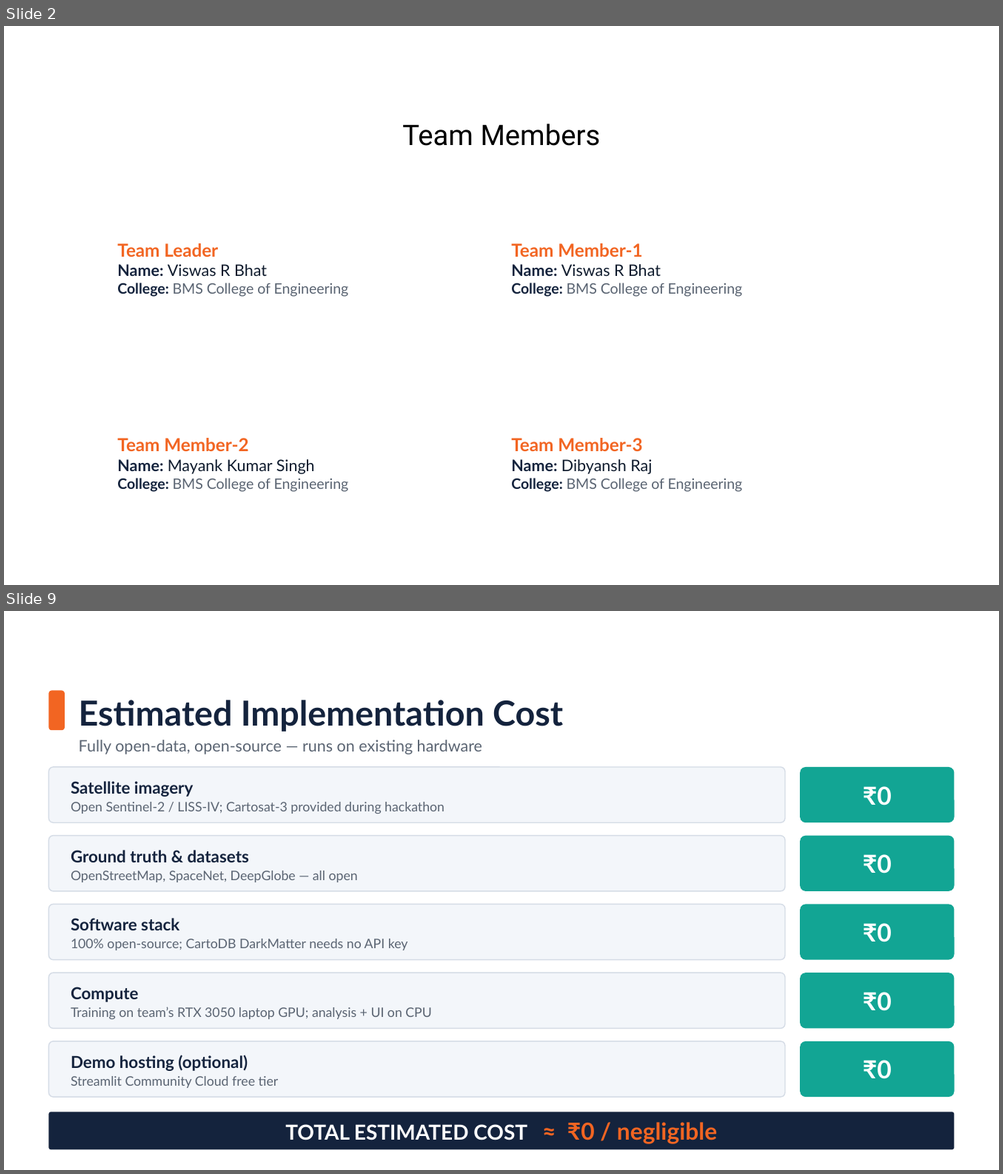
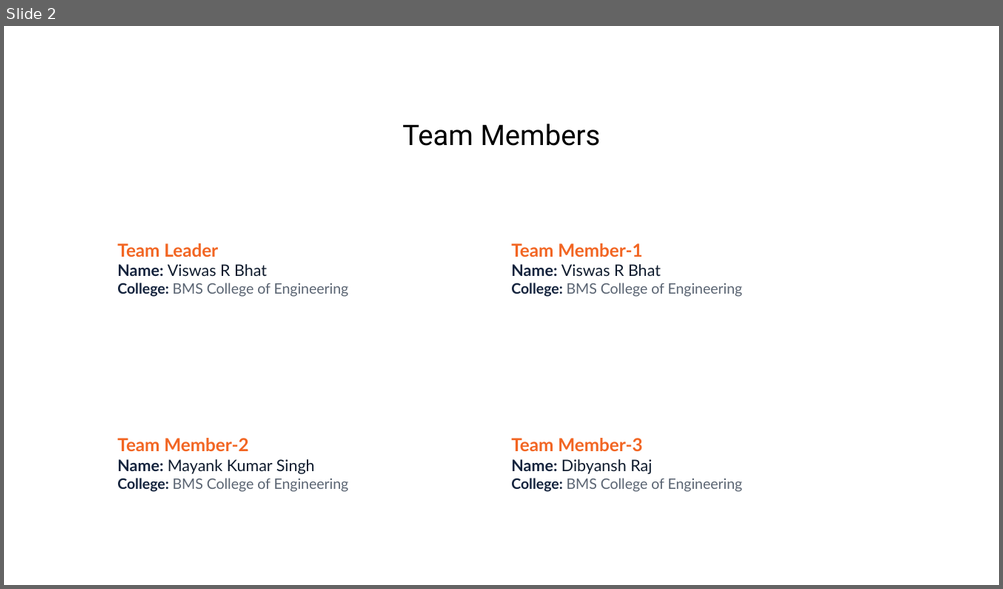
Before and after one commit to Viswas-R-Bhat/route-resilience, a slide deck: Escape_the_Matrix_ISRO_BAH_2026_PS4_Idea_Submission.pptx. Shown one above the other, each under a label of ours: slides 2 and 9 before the commit, slide 2 after it; the slides between them are not shown. The pictures are 1003x1174 and 1003x589 pixels, drawn with LibreOffice and Linux fonts; fonts in the diff are those of the drawing; background and template pictures are left out. Boxes give left, top, right and bottom in pixels: in the first picture for what was removed or moved away, otherwise in the second. Text is boxed around its words. In the diff, an @@ line names an element or a change of style, - is before the commit and + after.

```diff
--- a/Escape_the_Matrix_ISRO_BAH_2026_PS4_Idea_Submission.pptx
+++ b/Escape_the_Matrix_ISRO_BAH_2026_PS4_Idea_Submission.pptx
@@ slide 9 removed at (4, 611, 999, 1170), background picture (left out) @@
@@ rounded rectangle removed at (48, 691, 65, 730) @@
@@ text removed at (79, 700, 563, 732) @@
-Estimated Implementation Cost
@@ text removed at (79, 740, 482, 755) @@
-Fully open-data, open-source — runs on existing hardware
@@ rounded rectangle removed at (48, 767, 785, 823) @@
@@ text removed at (71, 781, 444, 814) @@
-Satellite imagery
-Open Sentinel-2 / LISS-IV; Cartosat-3 provided during hackathon
@@ rounded rectangle removed at (800, 767, 954, 823) @@
-₹0
@@ rounded rectangle removed at (48, 836, 785, 891) @@
@@ text removed at (71, 850, 358, 883) @@
-Ground truth & datasets
-OpenStreetMap, SpaceNet, DeepGlobe — all open
@@ rounded rectangle removed at (800, 836, 954, 891) @@
-₹0
@@ rounded rectangle removed at (48, 904, 785, 960) @@
@@ text removed at (71, 918, 408, 951) @@
-Software stack
-100% open-source; CartoDB DarkMatter needs no API key
@@ rounded rectangle removed at (800, 904, 954, 960) @@
-₹0
@@ rounded rectangle removed at (48, 973, 785, 1028) @@
@@ text removed at (71, 987, 431, 1019) @@
-Compute
-Training on team’s RTX 3050 laptop GPU; analysis + UI on CPU
@@ rounded rectangle removed at (800, 973, 954, 1028) @@
-₹0
@@ rounded rectangle removed at (48, 1042, 785, 1097) @@
@@ rounded rectangle removed at (800, 1042, 954, 1097) @@
-₹0
@@ text removed at (71, 1055, 279, 1088) @@
-Demo hosting (optional)
-Streamlit Community Cloud free tier
@@ rounded rectangle removed at (48, 1112, 954, 1150) @@
-TOTAL ESTIMATED COST ≈ ₹0 / negligible
```
Also in this commit, not shown: 6 slides changed, 1 slide added, 1 other file.
